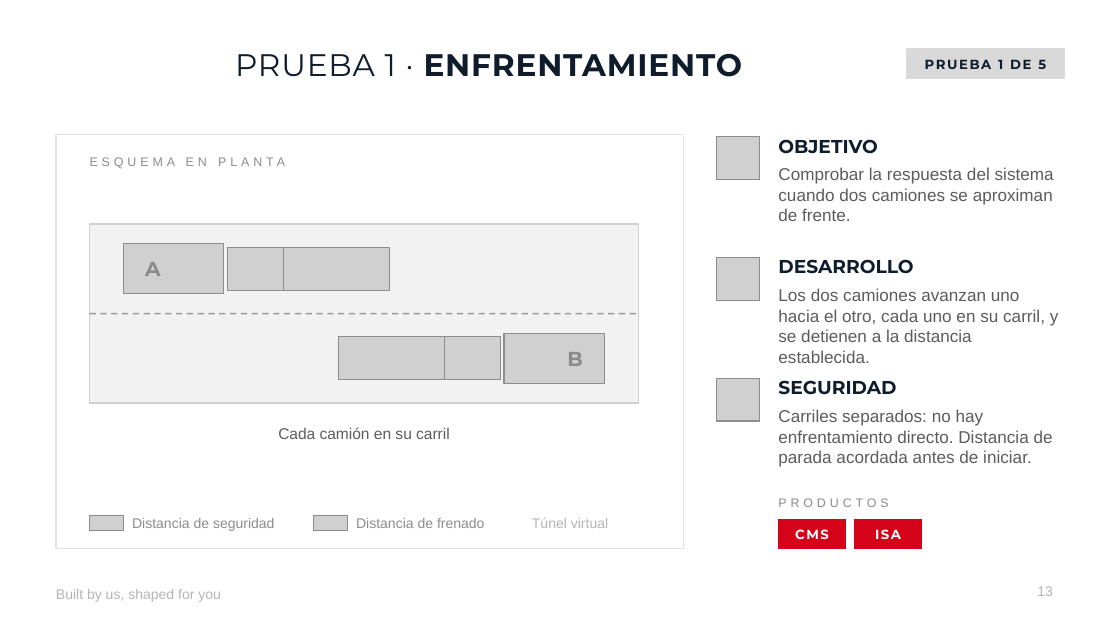
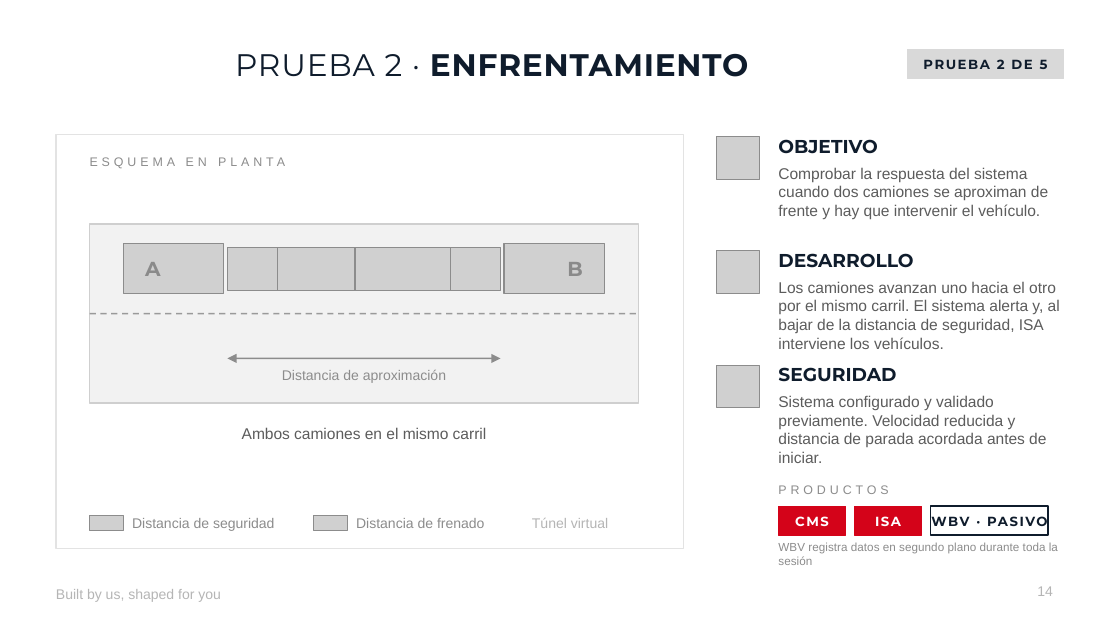
Before and after one commit to jgarciam4678/MITREPO, a slide deck: slide 14 of entregables/Pruebas_Madrid_TORSA.pptx (slide 13 before the commit). Drawn at 1120x630 pixels with LibreOffice and Linux fonts; fonts in the diff are those of the drawing; grey boxes stand for pictures; background and template pictures are left out. Boxes give left, top, right and bottom in pixels: in the first picture for what was removed or moved away, otherwise in the second. Text is boxed around its words. In the diff, an @@ line names an element or a change of style, - is before the commit and + after.

```diff
--- a/entregables/Pruebas_Madrid_TORSA.pptx
+++ b/entregables/Pruebas_Madrid_TORSA.pptx
@@ text at box(235, 54, 749, 77): text changed @@
-PRUEBA 1 · ENFRENTAMIENTO
+PRUEBA 2 · ENFRENTAMIENTO
@@ rectangle at box(907, 49, 1064, 78): outline #D9D9D9 1 pt to #D9D9D9 0.75 pt @@
@@ text at box(923, 59, 1048, 69): text changed @@
-PRUEBA 1 DE 5
+PRUEBA 2 DE 5
@@ text at box(778, 167, 1048, 219): text changed; size 11 to 10 pt @@
-Comprobar la respuesta del sistema cuando dos camiones se aproximan de frente.
+Comprobar la respuesta del sistema cuando dos camiones se aproximan de frente y hay que intervenir el vehículo.
@@ picture: place and size @@
-picture at box(227, 248, 283, 290)
+picture at box(227, 248, 278, 290)
@@ picture: place and size @@
-picture at box(283, 248, 390, 290)
+picture at box(278, 248, 373, 290)
@@ picture added at box(355, 248, 450, 290) @@
@@ picture added at box(450, 248, 501, 290) @@
@@ picture: place and size @@
-picture at box(504, 334, 605, 384)
+picture at box(504, 244, 605, 295)
@@ text "B": place and size @@
-text "B" at box(567, 352, 582, 366)
+text "B" at box(567, 262, 582, 276)
@@ picture: place and size @@
-picture at box(717, 258, 759, 300)
+picture at box(717, 251, 759, 293)
@@ text "DESARROLLO": place and size @@
-text "DESARROLLO" at box(778, 259, 913, 274)
+text "DESARROLLO" at box(778, 253, 913, 268)
@@ text at box(778, 281, 1060, 349): text changed; size 11 to 10 pt @@
-Los dos camiones avanzan uno hacia el otro, cada uno en su carril, y se detienen a la distancia establecida.
+Los camiones avanzan uno hacia el otro por el mismo carril. El sistema alerta y, al bajar de la distancia de seguridad, ISA interviene los vehículos.
@@ double arrow added from (227, 358) to (501, 358), #8C8C8C 1 pt @@
@@ picture removed at box(338, 337, 445, 380) @@
@@ picture removed at box(445, 337, 501, 380) @@
@@ text added at box(282, 370, 446, 383), 9 pt, text #8C8C8C @@
+Distancia de aproximación
@@ text at box(778, 395, 1046, 463): text changed; size 11 to 10 pt @@
-Carriles separados: no hay enfrentamiento directo. Distancia de parada acordada antes de iniciar.
+Sistema configurado y validado previamente. Velocidad reducida y distancia de parada acordada antes de iniciar.
@@ text at box(242, 427, 487, 439): text changed @@
-Cada camión en su carril
+Ambos camiones en el mismo carril
@@ text "PRODUCTOS": place and size @@
-text "PRODUCTOS" at box(778, 498, 888, 507)
+text "PRODUCTOS" at box(778, 485, 888, 494)
@@ rectangle at box(778, 506, 846, 535): outline #D40319 1 pt to #D40319 0.75 pt @@
@@ 3 texts, 2 rectangles, 1 picture: place and size @@
-3 texts, 2 rectangles, 1 picture at box(717, 379, 922, 549)
+3 texts, 2 rectangles, 1 picture at box(717, 365, 922, 535)
@@ rectangle at box(855, 506, 922, 535): outline #D40319 1 pt to #D40319 0.75 pt @@
@@ rectangle added at box(931, 506, 1048, 535), fill #FFFFFF, outline #0F1C2C 1 pt @@
@@ text added at box(931, 506, 1048, 535), 8.5 pt, text #0F1C2C, bold @@
+WBV · PASIVO
@@ text added at box(778, 542, 1058, 565), 7.5 pt, text #8C8C8C @@
+WBV registra datos en segundo plano durante toda la sesión
@@ page number at box(1037, 586, 1053, 596): text changed @@
-13
+14
```
Also in this commit, not shown: 12 other slides changed, 2 slides added, 2 slides removed, 1 other file.
